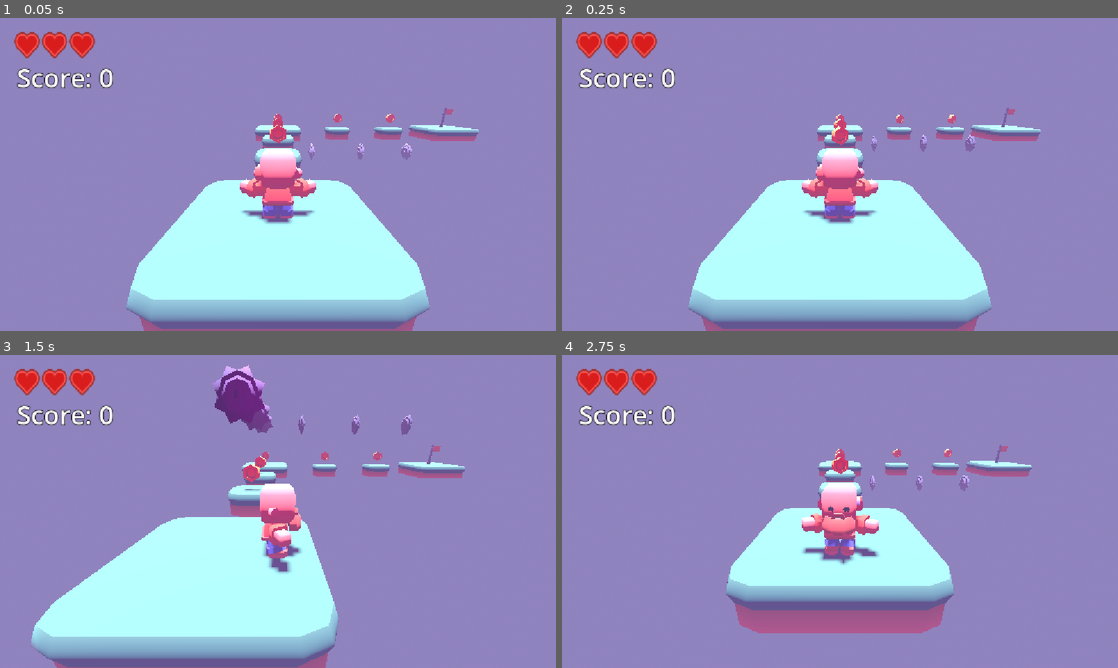
Above: before the commit, frames 1-4 (two rows, left to right).
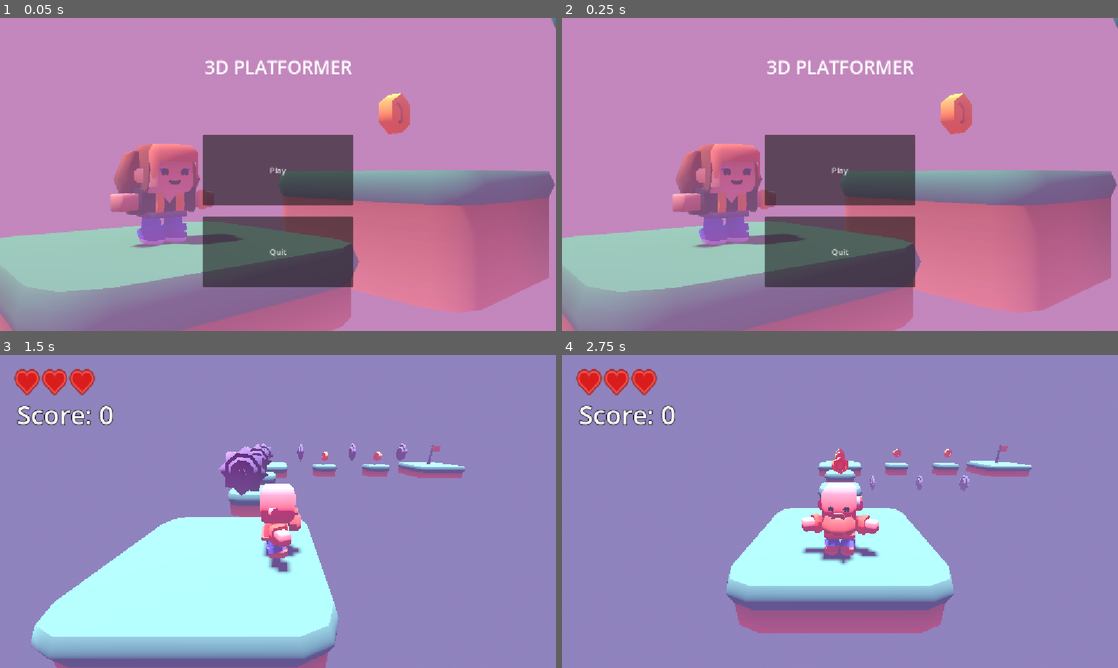
Above: after the commit, the same moments.

Repository: smolsenbiller/godot_projects
Game: Godot game, scene res://scenes/menu.tscn
Same seed, same stepped clock (60 frames per second), same inputs: the game is played once before the commit and once after it. Before the commit the project starts from res://scenes/main.tscn.
Inputs (mouse positions are in pixels of both pictures, inside the frame that each line leads up to):
- Up to frame 1 (0.05 s): no input
- Up to frame 2 (0.25 s): no input
- Up to frame 3 (1.5 s): click (278, 508) at 0.5 s, where only the run after the commit has a clickable "Play"; hold Right (move_right) from 1.28 s (still down)
- Up to frame 4 (2.75 s): tap Space (jump) at 1.52, 2.27 s; release Right (move_right) at 2.03 s; hold S (move_backward) from 2.03 s (still down)

The runs differ from the first frame. In frame 1, 99% of the frame differs, in the area x 0-100%, y 0-100%; in frame 2, 99%; in frame 3, 2.8%; in frame 4, nothing differs.

Commit message:
Finished making the main menu. I also added some sound effects to the 3d platformer.

Diff:
--- a/3d-platformer/project.godot
+++ b/3d-platformer/project.godot
@@ -11,7 +11,7 @@
 [application]
 
 config/name="3d_platformer"
-run/main_scene="uid://c18lwib26bgu2"
+run/main_scene="uid://hs182wxv15mf"
 config/features=PackedStringArray("4.6", "Forward Plus")
 config/icon="res://icon.svg"
 
--- a/3d-platformer/scenes/Level_2.tscn
+++ b/3d-platformer/scenes/Level_2.tscn
@@ -5,7 +5,7 @@
 [ext_resource type="PackedScene" uid="uid://be46srcrekq4f" path="res://scenes/enemy.tscn" id="3_knhd3"]
 [ext_resource type="PackedScene" uid="uid://br33gub360brt" path="res://scenes/finish_flag.tscn" id="3_wl4sj"]
 [ext_resource type="PackedScene" uid="uid://dcrwsg78v87de" path="res://scenes/coin.tscn" id="4_at62m"]
-[ext_resource type="PackedScene" uid="uid://c18lwib26bgu2" path="res://scenes/main.tscn" id="4_knhd3"]
+[ext_resource type="PackedScene" uid="uid://hs182wxv15mf" path="res://scenes/menu.tscn" id="4_knhd3"]
 [ext_resource type="PackedScene" uid="uid://drr6rh63u4ijq" path="res://scenes/player.tscn" id="5_0qfqs"]
 
 [sub_resource type="ProceduralSkyMaterial" id="ProceduralSkyMaterial_0wfyh"]
--- a/3d-platformer/scenes/menu.tscn
+++ b/3d-platformer/scenes/menu.tscn
@@ -1,6 +1,10 @@
 [gd_scene format=3 uid="uid://hs182wxv15mf"]
 
+[ext_resource type="Script" uid="uid://dcnbesus0bqrq" path="res://scripts/menu.gd" id="1_vjb58"]
 [ext_resource type="Texture2D" uid="uid://dcg5iteof28rp" path="res://Sprites/menu_background.png" id="1_yqeox"]
+
+[sub_resource type="LabelSettings" id="LabelSettings_yqeox"]
+font_size = 38
 
 [node name="Menu" type="Control" unique_id=970743488]
 layout_mode = 3
@@ -9,27 +13,64 @@
 anchor_bottom = 1.0
 grow_horizontal = 2
 grow_vertical = 2
+script = ExtResource("1_vjb58")
 
 [node name="TextureRect" type="TextureRect" parent="." unique_id=784959345]
-layout_mode = 0
-offset_right = 40.0
-offset_bottom = 40.0
+layout_mode = 1
+anchors_preset = 15
+anchor_right = 1.0
+anchor_bottom = 1.0
+grow_horizontal = 2
+grow_vertical = 2
 texture = ExtResource("1_yqeox")
 
 [node name="Title" type="Label" parent="." unique_id=1320648771]
-layout_mode = 0
-offset_top = 68.0
-offset_right = 1152.0
-offset_bottom = 644.0
-text = "Game Name"
+layout_mode = 1
+anchors_preset = 8
+anchor_left = 0.5
+anchor_top = 0.5
+anchor_right = 0.5
+anchor_bottom = 0.5
+offset_left = -160.5
+offset_top = -249.0
+offset_right = 160.5
+offset_bottom = -176.0
+grow_horizontal = 2
+grow_vertical = 2
+text = "3D PLatformer"
+label_settings = SubResource("LabelSettings_yqeox")
 horizontal_alignment = 1
+uppercase = true
 
-[node name="Button" type="Button" parent="." unique_id=1821174753]
-layout_mode = 0
-offset_right = 8.0
-offset_bottom = 8.0
+[node name="PlayButton" type="Button" parent="." unique_id=1821174753]
+layout_mode = 1
+anchors_preset = 8
+anchor_left = 0.5
+anchor_top = 0.5
+anchor_right = 0.5
+anchor_bottom = 0.5
+offset_left = -156.0
+offset_top = -82.0
+offset_right = 156.0
+offset_bottom = 64.0
+grow_horizontal = 2
+grow_vertical = 2
+text = "Play"
 
-[node name="Button2" type="Button" parent="." unique_id=1550471304]
-layout_mode = 0
-offset_right = 8.0
-offset_bottom = 8.0
+[node name="QuitButton" type="Button" parent="." unique_id=839645476]
+layout_mode = 1
+anchors_preset = 8
+anchor_left = 0.5
+anchor_top = 0.5
+anchor_right = 0.5
+anchor_bottom = 0.5
+offset_left = -156.0
+offset_top = 87.0
+offset_right = 156.0
+offset_bottom = 233.0
+grow_horizontal = 2
+grow_vertical = 2
+text = "Quit"
+
+[connection signal="pressed" from="PlayButton" to="." method="_on_play_button_pressed"]
+[connection signal="pressed" from="QuitButton" to="." method="_on_quit_button_pressed"]
--- a/3d-platformer/scenes/player.tscn
+++ b/3d-platformer/scenes/player.tscn
@@ -58,3 +58,5 @@
 offset_bottom = 160.0
 text = "Score: 0"
 label_settings = SubResource("LabelSettings_dqkch")
+
+[node name="AudioStreamPlayer" type="AudioStreamPlayer" parent="." unique_id=318745619]
--- /dev/null
+++ b/3d-platformer/scripts/menu.gd
@@ -0,0 +1,12 @@
+extends Control
+
+
+
+func _on_play_button_pressed() -> void:
+	PlayerStats.score = 0
+	get_tree().change_scene_to_file("res://scenes/main.tscn")
+
+
+
+func _on_quit_button_pressed() -> void:
+	get_tree().quit()
--- a/3d-platformer/scripts/player_controller.gd
+++ b/3d-platformer/scripts/player_controller.gd
@@ -11,6 +11,10 @@
 @export var gravity : float = 20.0
 
 @onready var camera : Camera3D = $Camera3D
+@onready var audio : AudioStreamPlayer = $AudioStreamPlayer
+
+var coin_sfx : AudioStream = preload("res://Audio/coin.wav")
+var damage_sfx : AudioStream = preload("res://Audio/take_damage.wav")
 
 func _physics_process(delta: float) -> void:
 	#gravity
@@ -42,6 +46,7 @@
 	health -= amount
 	OnTakeDamage.emit(health)
 
+	play_sound(damage_sfx)
 
 	if health <= 0:
 		call_deferred("_game_over")
@@ -55,4 +60,8 @@
 func increase_score(amount : int):
 	PlayerStats.score += amount
 	OnUpdateScore.emit(PlayerStats.score)
-	print(PlayerStats.score)
+	play_sound(coin_sfx)
+
+func play_sound(sound: AudioStream):
+	audio.stream = sound
+	audio.play()
--- a/3d-platformer/scripts/player_ui.gd
+++ b/3d-platformer/scripts/player_ui.gd
@@ -7,8 +7,6 @@
 
 func _ready() -> void:
 	hearts = health_container.get_children()
-
-	print(hearts)
 
 	var player = get_parent()
 
Not shown: 2 places in 3d-platformer/scenes/main.tscn that only renumber resources
Not shown, added: 3d-platformer/scripts/menu.gd.uid
